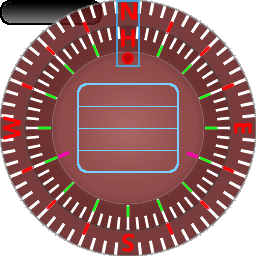
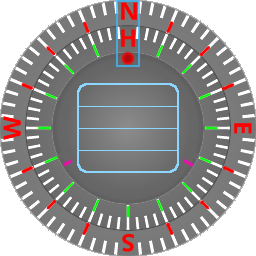
Layered file, before and after one edit (256×256). Changes by layer:
painted on "bubble ring" over [50,50,206,206]
hid "night" over [0,0,256,256]
removed layer "clock" over [0,0,102,25]
